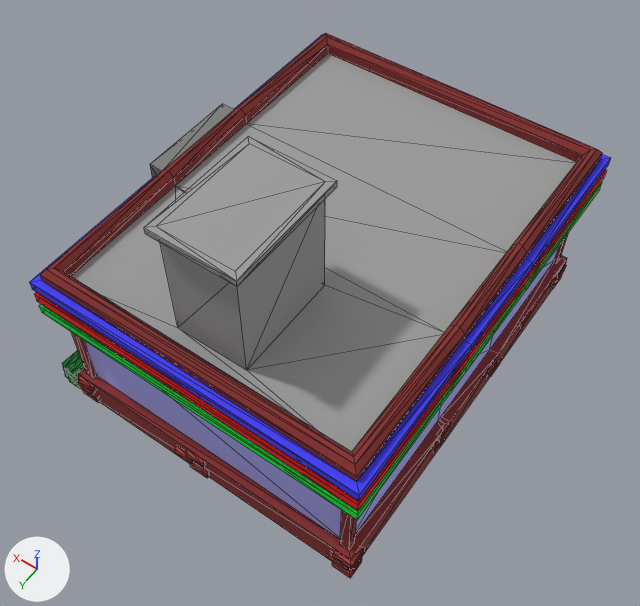
The FBX model Trafficking/Assets/Art/Models/Props/Buildings/5-Eleven.FBX: old version first, new version second.
Before and after are seen from a 50 mm lens placed at (-6.95, 10.0, 16.48), pointed at (-0.52, 0.99, 2.33). The axes (+X, +Y, +Z) are drawn at lower left. The lights are the same throughout. Mesh edges are drawn as thin lines. Where no turn or scale is listed for an object, it has been applied to the vertices.

The first picture shows '511'.
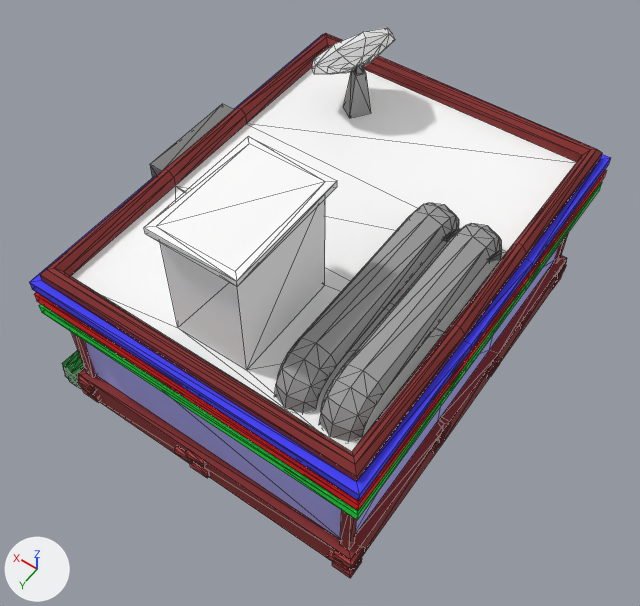
Diff of the bpy script that builds the scene:
```diff
--- a/Trafficking/Assets/Art/Models/Props/Buildings/5-Eleven.FBX.py
+++ b/Trafficking/Assets/Art/Models/Props/Buildings/5-Eleven.FBX.py
@@ me_mesh @@
 # used by ob_511; location = (0.0, 0.0, 0.0)
-me_mesh.from_pydata(...)  # 1266 vertices, 2344 faces; spans x -3.89..3.89, y -4.66..4.66, z 0.0..6.4
+me_mesh.from_pydata(...)  # 1514 vertices, 2824 faces; spans x -3.89..3.89, y -4.66..4.66, z 0.0..6.4
+# me_mesh part 1: a new loose piece of 80 vertices spanning x -2.41..-1.58, y -1.27..4.06, z 3.73..4.63, in mat_material__0 (picture img_building_colour_pallete_png)
+# me_mesh part 2: a new loose piece of 80 vertices spanning x -3.33..-2.5, y -1.27..4.06, z 3.73..4.63, in mat_material__0 (picture img_building_colour_pallete_png)
+# me_mesh part 3: a new loose piece of 72 vertices spanning x 0.85..2.2, y -3.93..-2.18, z 4.32..5.9, in mat_material__0 (picture img_building_colour_pallete_png)
+# me_mesh part 4: a new loose piece of 16 vertices spanning x 0.97..1.57, y -3.23..-2.6, z 3.77..5.04, in mat_material__0 (picture img_building_colour_pallete_png)
+# me_mesh part 5: 60 kept faces spanning x -3.42..2.97, y -4.19..4.19, z 3.77..6.4 get new texture (UV) coordinates
 me_mesh.materials.append(mat_material__0)
```

Where the change shows, as pixel boxes [x1, y1, x2, y2] in the pictures (640 x 606 px):
'511', reshaped: before [29, 33, 611, 578]; after [29, 28, 611, 578]
part 1 of me_mesh, added: after [275, 203, 459, 413]
part 2 of me_mesh, added: after [319, 223, 502, 442]
part 3 of me_mesh, added: after [312, 28, 395, 74]
part 4 of me_mesh, added: after [344, 63, 371, 118]
part 5 of me_mesh, surface changed (grey to white): [71, 67, 577, 452] in both
